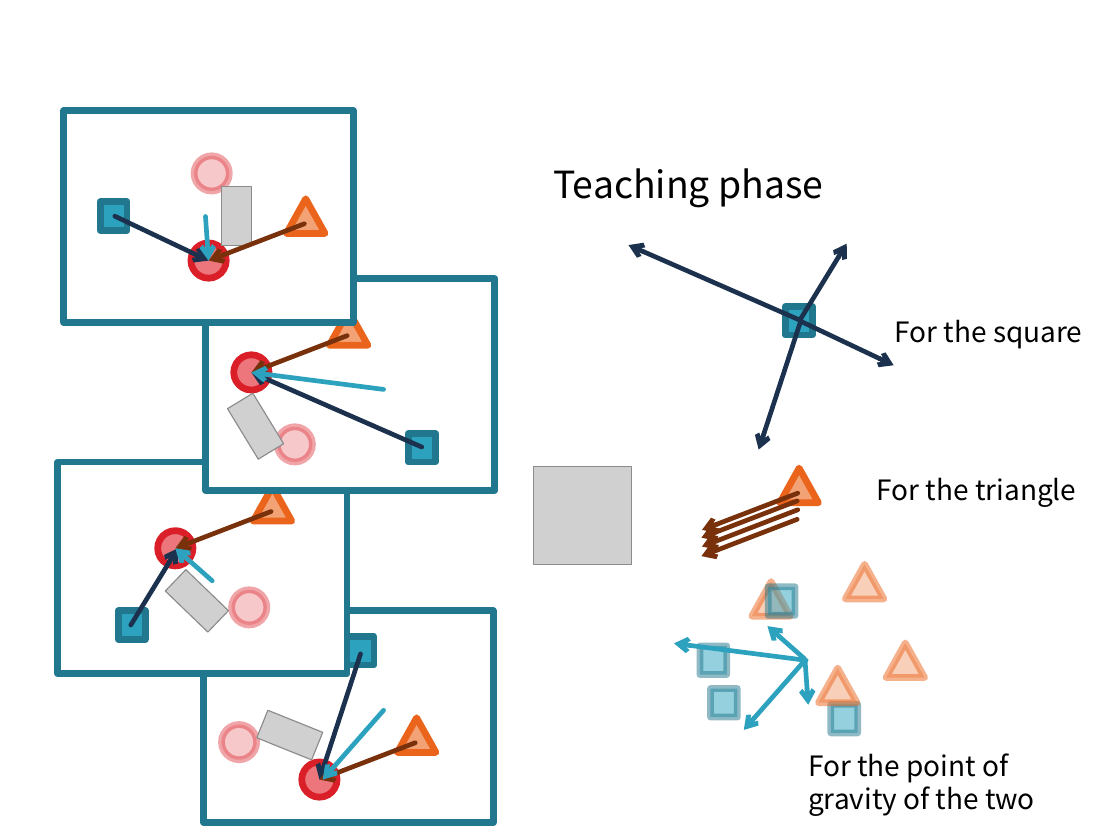
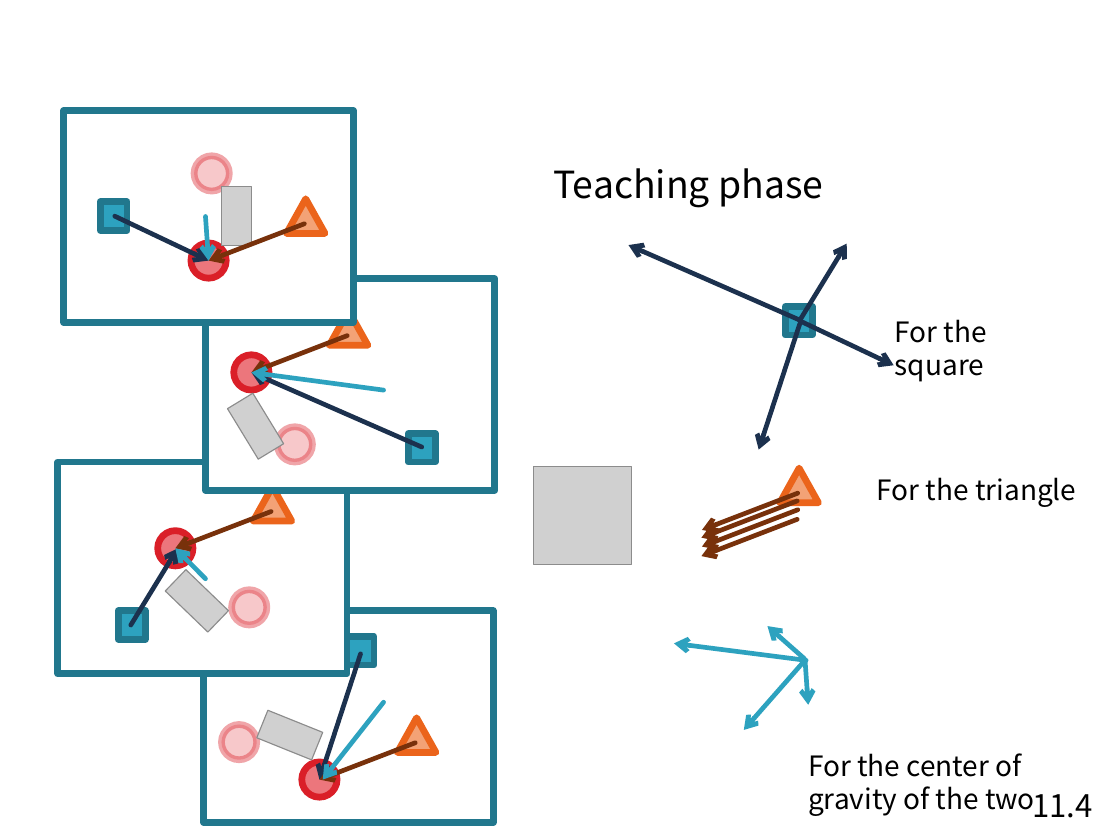
Before and after one commit to TetsuyaKomota/GitforEclipseTest, a slide deck: slide 13 of IntentionLearning/memo/Understanding Intentions(for seminar)_silde.pptx (slide 12 before the commit). Drawn at 1120x840 pixels with LibreOffice and Linux fonts; fonts in the diff are those of the drawing; grey boxes stand for pictures. Boxes give left, top, right and bottom in pixels: in the first picture for what was removed or moved away, otherwise in the second. Text is boxed around its words. In the diff, an @@ line names an element or a change of style, - is before the commit and + after.

```diff
--- a/IntentionLearning/memo/Understanding Intentions(for seminar)_silde.pptx
+++ b/IntentionLearning/memo/Understanding Intentions(for seminar)_silde.pptx
@@ text "For the square" rewrapped from (895, 319, 1082, 349) to (895, 319, 987, 382) @@
@@ arrow moved from (213, 581) - (176, 549) to (205, 579) - (176, 549) @@
@@ triangle removed at (846, 564, 884, 599) @@
@@ triangle removed at (752, 581, 790, 616) @@
@@ rectangle removed at (768, 587, 795, 616) @@
@@ rectangle removed at (700, 646, 727, 675) @@
@@ triangle removed at (886, 643, 924, 678) @@
@@ rectangle removed at (710, 689, 737, 718) @@
@@ triangle removed at (819, 669, 857, 703) @@
@@ arrow moved from (384, 710) - (323, 780) to (384, 702) - (323, 780) @@
@@ rectangle removed at (831, 704, 858, 734) @@
@@ text at (808, 753, 1035, 817): text changed @@
-For the point of gravity of the two
+For the center of gravity of the two
@@ text added at (1032, 794, 1092, 818), 20 pt, text #000000 @@
+11.4
```
Also in this commit, not shown: 23 other slides changed, 1 slide added, 1 other file.
